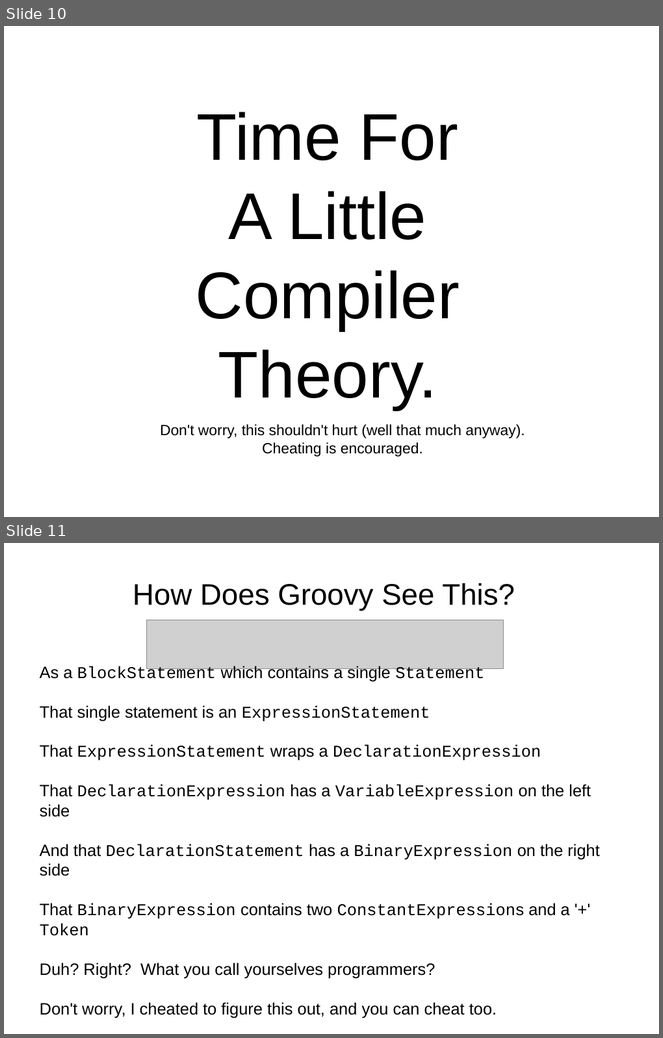
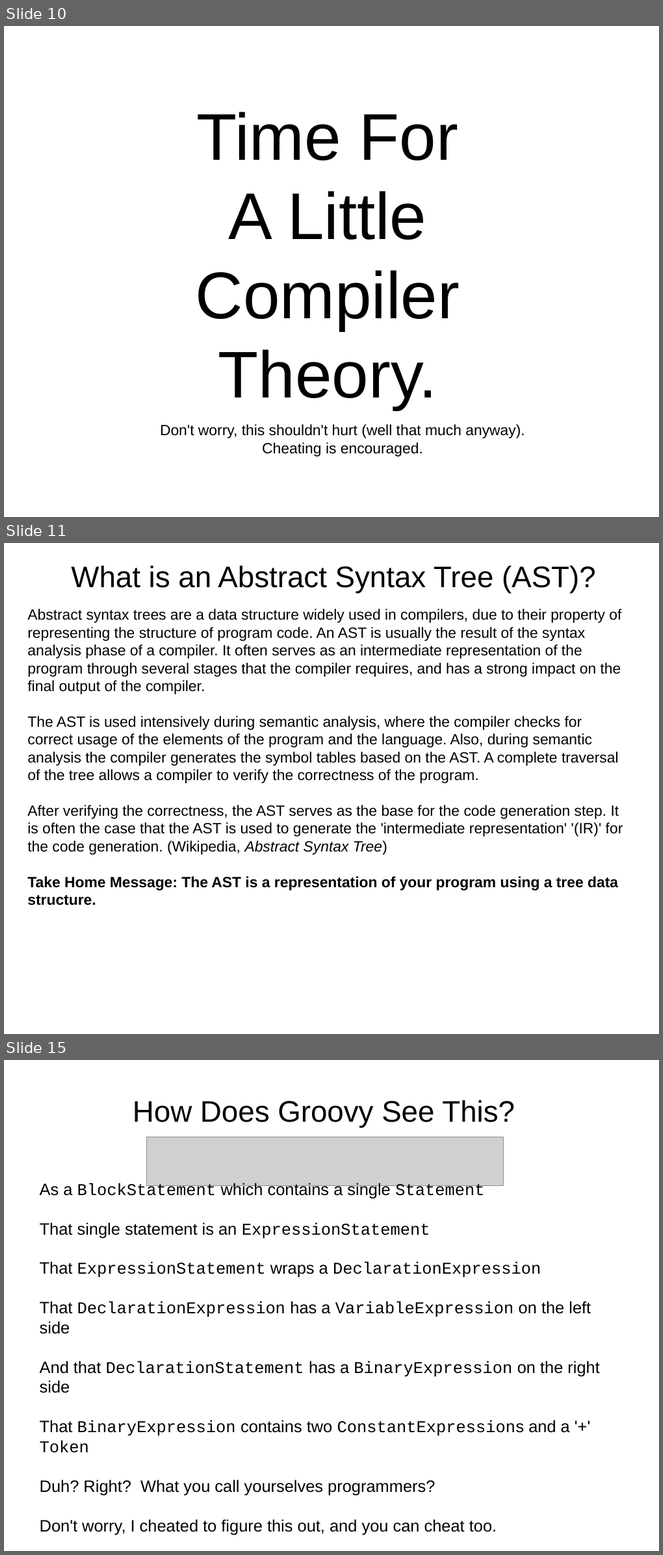
Before and after one commit to dwclark/AstTransformations, a slide deck: ast.odp. Shown one above the other, each under a label of ours: slides 10 and 11 before the commit, slides 10, 11 and 15 after it; the slides between them are not shown. The pictures are 663x1038 and 663x1555 pixels, drawn with LibreOffice and Linux fonts; fonts in the diff are those of the drawing; grey boxes stand for pictures. Boxes give left, top, right and bottom in pixels: in the first picture for what was removed or moved away, otherwise in the second. Text is boxed around its words. In the diff, an @@ line names an element or a change of style, - is before the commit and + after.

```diff
--- a/ast.odp
+++ b/ast.odp
@@ slide 11 added at (4,543,659,1034), background #FFFFFF @@
@@ text added at (71,566,596,593), 36 pt, text #000000 @@
+What is an Abstract Syntax Tree (AST)?
@@ text added at (27,609,623,891), 18 pt, text #000000 @@
+Abstract syntax trees are a data structure widely used in compilers, due to their property of representing the structure of program code. An AST is usually the result of the syntax analysis phase of a compiler. It often serves as an intermediate representation of the program through several stages that the compiler requires, and has a strong impact on the final output of the compiler.
+The AST is used intensively during semantic analysis, where the compiler checks for correct usage of the elements of the program and the language. Also, during semantic analysis the compiler generates the symbol tables based on the AST. A complete traversal of the tree allows a compiler to verify the correctness of the program.
+After verifying the correctness, the AST serves as the base for the code generation step. It is often the case that the AST is used to generate the 'intermediate representation' '(IR)' for the code generation. (Wikipedia, Abstract Syntax Tree)
+Take Home Message: The AST is a representation of your program using a tree data structure.
@@ what was slide 11 is now slide 15 @@
```
Also in this commit, not shown: 1 slide changed, 3 other slides added.
